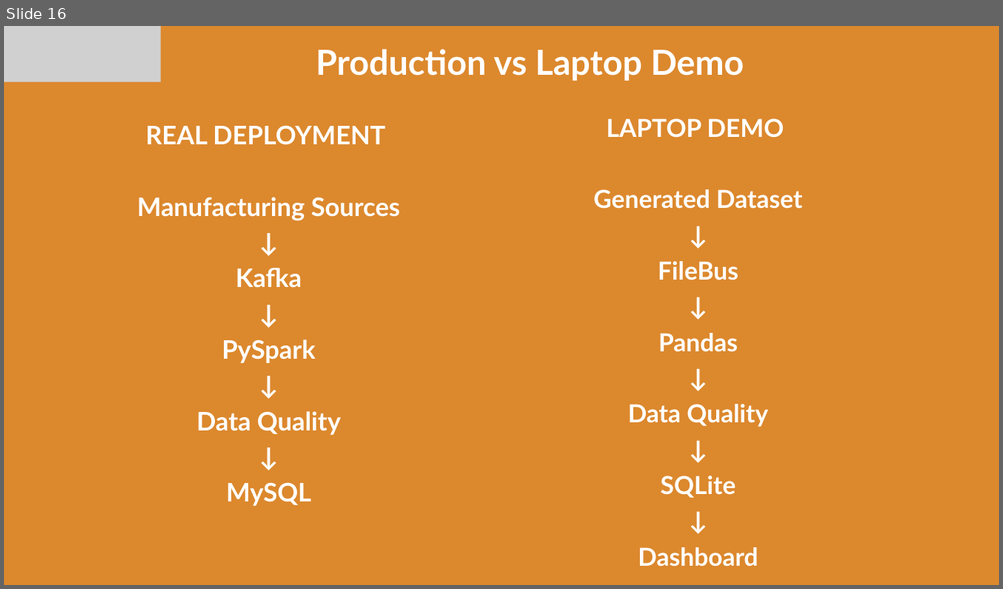
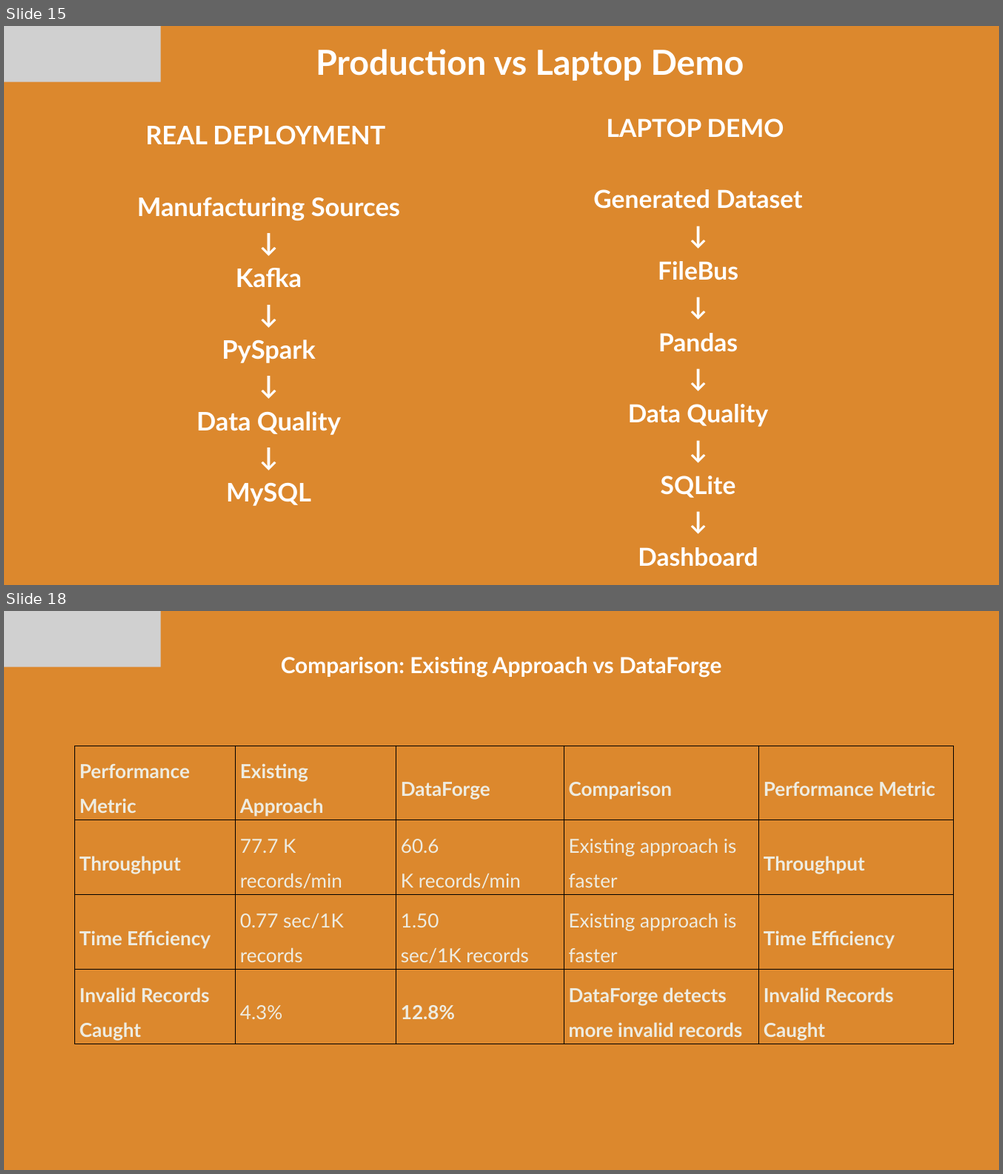
Before and after one commit to Ganta-khethana/-KLH-CSE-2026-2027-FDE11-DataForge, a slide deck: Project/FDE project.pptx. Shown one above the other, each under a label of ours: slide 16 before the commit, slides 15 and 18 after it; the slides between them are not shown. The pictures are 1003x589 and 1003x1174 pixels, drawn with LibreOffice and Linux fonts; fonts in the diff are those of the drawing; grey boxes stand for pictures. Boxes give left, top, right and bottom in pixels: in the first picture for what was removed or moved away, otherwise in the second. Text is boxed around its words. In the diff, an @@ line names an element or a change of style, - is before the commit and + after.

```diff
--- a/Project/FDE project.pptx
+++ b/Project/FDE project.pptx
@@ slide 18 added at (4,611,999,1170), background #DC882D @@
@@ picture added at (4,611,161,667) @@
@@ text added at (281,656,722,678), 32 pt, text #FFFFFF, bold @@
+Comparison: Existing Approach vs DataForge
@@ table added at (74,746,953,1068), 4 rows, 5 columns @@
+Performance Metric | Existing Approach | DataForge | Comparison | Performance Metric
+Throughput | 77.7 K records/min | 60.6 / K records/min | Existing approach is faster | Throughput
+Time Efficiency | 0.77 sec/1K records | 1.50 / sec/1K records | Existing approach is faster | Time Efficiency
+Invalid Records Caught | 4.3% | 12.8% | DataForge detects more invalid records | Invalid Records Caught
@@ what was slide 16 is now slide 15 @@
```
Also in this commit, not shown: 4 slides changed, 5 other slides added, 3 slides removed.
